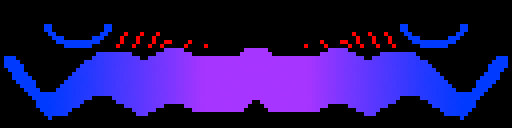
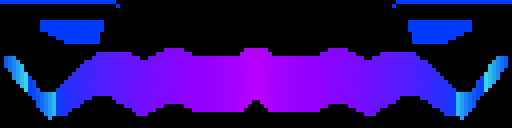
Before/after of a 512px x 128px layered artwork. What changed in the layer stack:
hid "uwu" over [52, 24, 460, 48]
showed "normal" over [0, 0, 512, 44]
painted on "9" over [4, 48, 508, 120]
